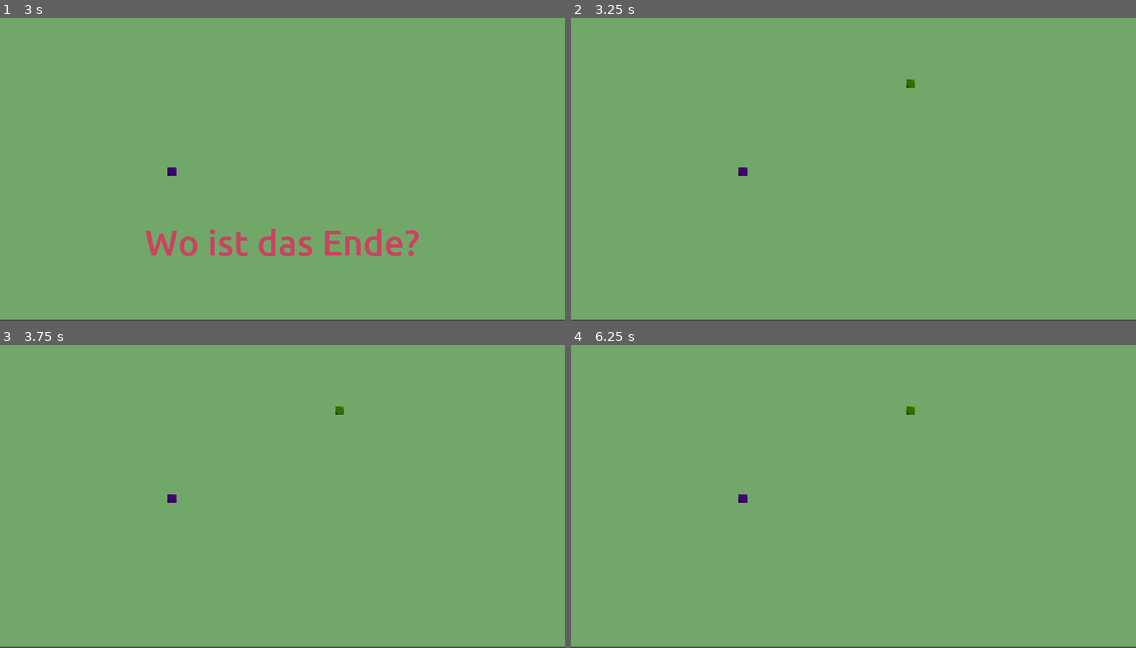
Above: before the commit, frames 1-4 (two rows, left to right).
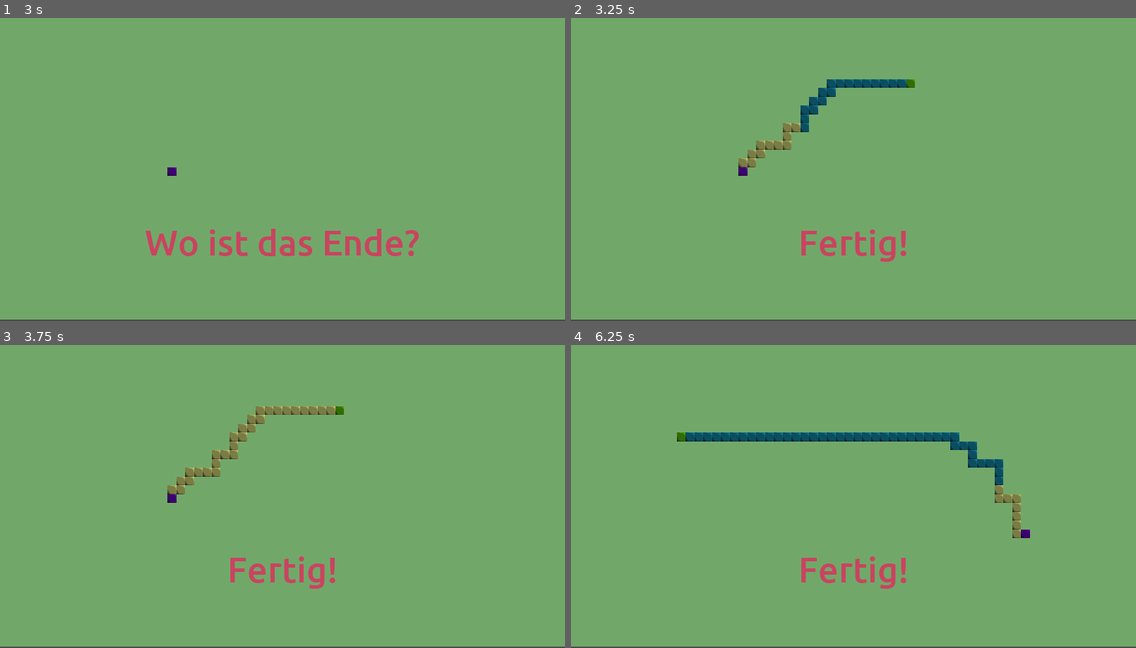
Above: after the commit, the same moments.

Repository: frehrmann/flixy-godot
Game: Godot game, scene res://Main.tscn
The game is run twice, just before and just after one commit, with the same random seed, the same clock (stepped at 60 frames per second) and the same inputs.
Inputs (mouse positions are in pixels of both pictures, inside the frame that each line leads up to):
- Up to frame 1 (3 s): tap Enter at 0.5, 2.75 s; move the mouse to (406, 139) at 0.52 s; click (406, 139) at 0.67 s; click "Weiter" at 1.25 s; tap Space at 2 s; move the mouse to (169, 172) at 2.02 s; click (169, 172) at 2.17 s; move the mouse to (339, 84) at 2.77 s; click (339, 84) at 2.92 s
- Up to frame 2 (3.25 s): no input
- Up to frame 3 (3.75 s): move the mouse to (254, 548) at 3.52 s; click (254, 548) at 3.67 s
- Up to frame 4 (6.25 s): click (661, 363) at 4.25 s, where only the run after the commit has a clickable "Weiter"; tap Space at 5 s; move the mouse to (1023, 532) at 5.02 s; click (1023, 532) at 5.17 s; tap Enter at 5.75 s; move the mouse to (684, 432) at 5.77 s; click (684, 432) at 5.92 s

Frame 1 is identical in both runs. In frame 2, 1.9% of the frame differs, in the area x 29-60%, y 20-81%; in frame 3, 1.9%; in frame 4, 3.1%, in the area x 18-82%, y 20-81%.
Error before the commit: Parse Error: Variable "AStar" shadows a native class. (res://Scripts/Search.gd:9)

Commit message:
Add non-euklidian search distance to finish type

Diff:
--- a/Projects/AStart/Main.tscn
+++ b/Projects/AStart/Main.tscn
@@ -29,7 +29,7 @@
 
 [node name="Search" type="Node" parent="."]
 script = ExtResource( 3 )
-AStar = true
+Type = 2
 
 [node name="Storage" type="Node" parent="Search"]
 script = ExtResource( 4 )
--- a/Projects/AStart/Scripts/Search.gd
+++ b/Projects/AStart/Scripts/Search.gd
@@ -6,7 +6,9 @@
 var start_pos
 var size
 var dirs = [Vector2(1, 0), Vector2(-1, 0), Vector2(0, 1), Vector2(0, -1)]
-export(bool) var AStar
+
+enum DISTTYPE { BreadthFirst, AStarEukl, AStarDist }
+export(DISTTYPE) var Type = DISTTYPE.BreadthFirst
 
 func start(start, target, max_tile_idx):
 	blocks = []
@@ -31,13 +33,22 @@
 func is_in(pos):
 	return pos.x >= 0 and pos.y >= 0 and pos.x < size.x and pos.y < size.y
 
-func dist2finish(elem, pos):
+func cmp_dist2finish_eukl(elem, pos):
 	return elem.distance_to(finish) < pos.distance_to(finish)
+
+func dist2finish(pos):
+	return abs(pos.x - finish.x) + abs(pos.y - finish.y)
+
+func cmp_dist2finish(elem, pos):
+	return dist2finish(elem) < dist2finish(pos)
 
 func add_to_queue(pos):
 	if !blocks.has(pos):
-		if AStar:
-			var idx = blocks.bsearch_custom(pos, self, "dist2finish")
+		if Type == DISTTYPE.AStarEukl:
+			var idx = blocks.bsearch_custom(pos, self, "cmp_dist2finish_eukl")
+			blocks.insert(idx, pos)
+		elif Type == DISTTYPE.AStarDist:
+			var idx = blocks.bsearch_custom(pos, self, "cmp_dist2finish")
 			blocks.insert(idx, pos)
 		else:
 			blocks.push_back(pos)
